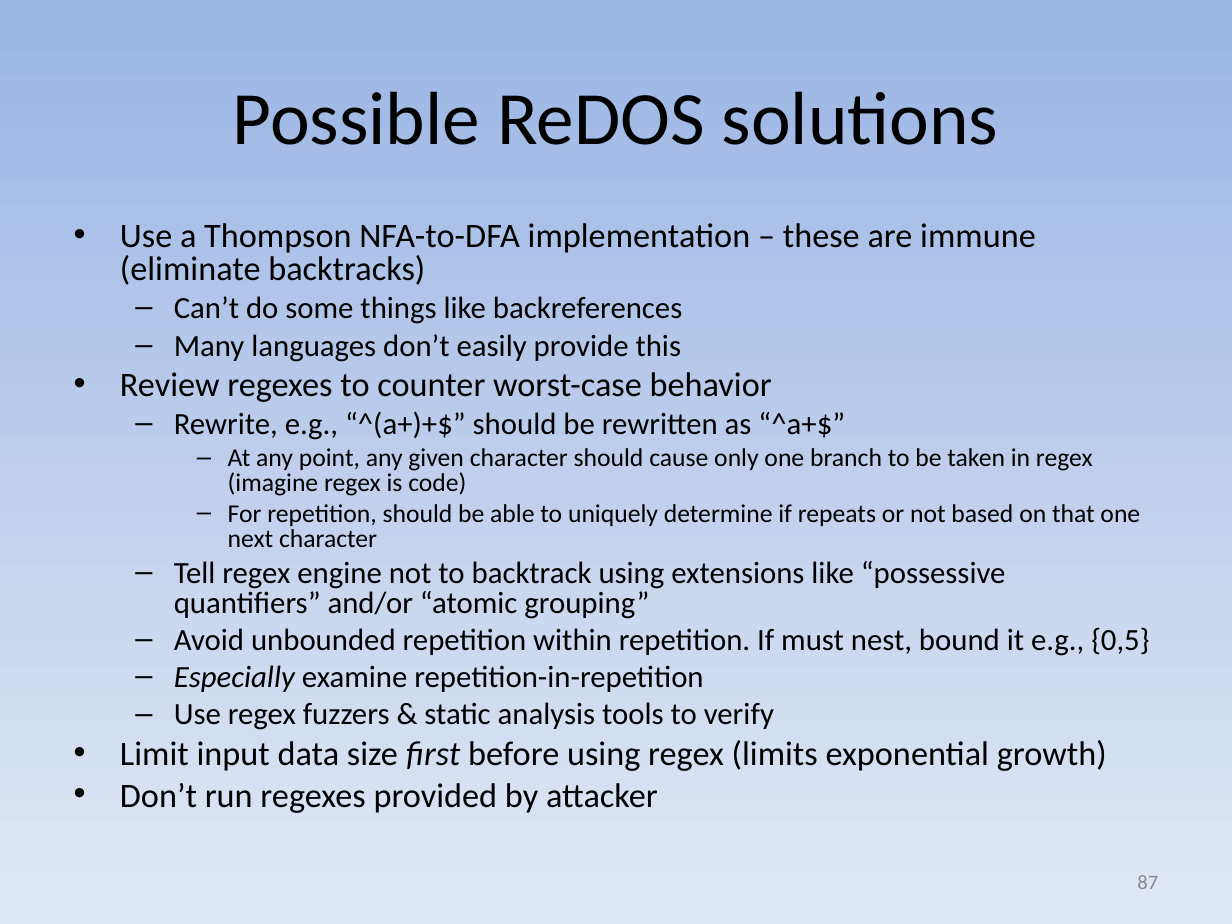
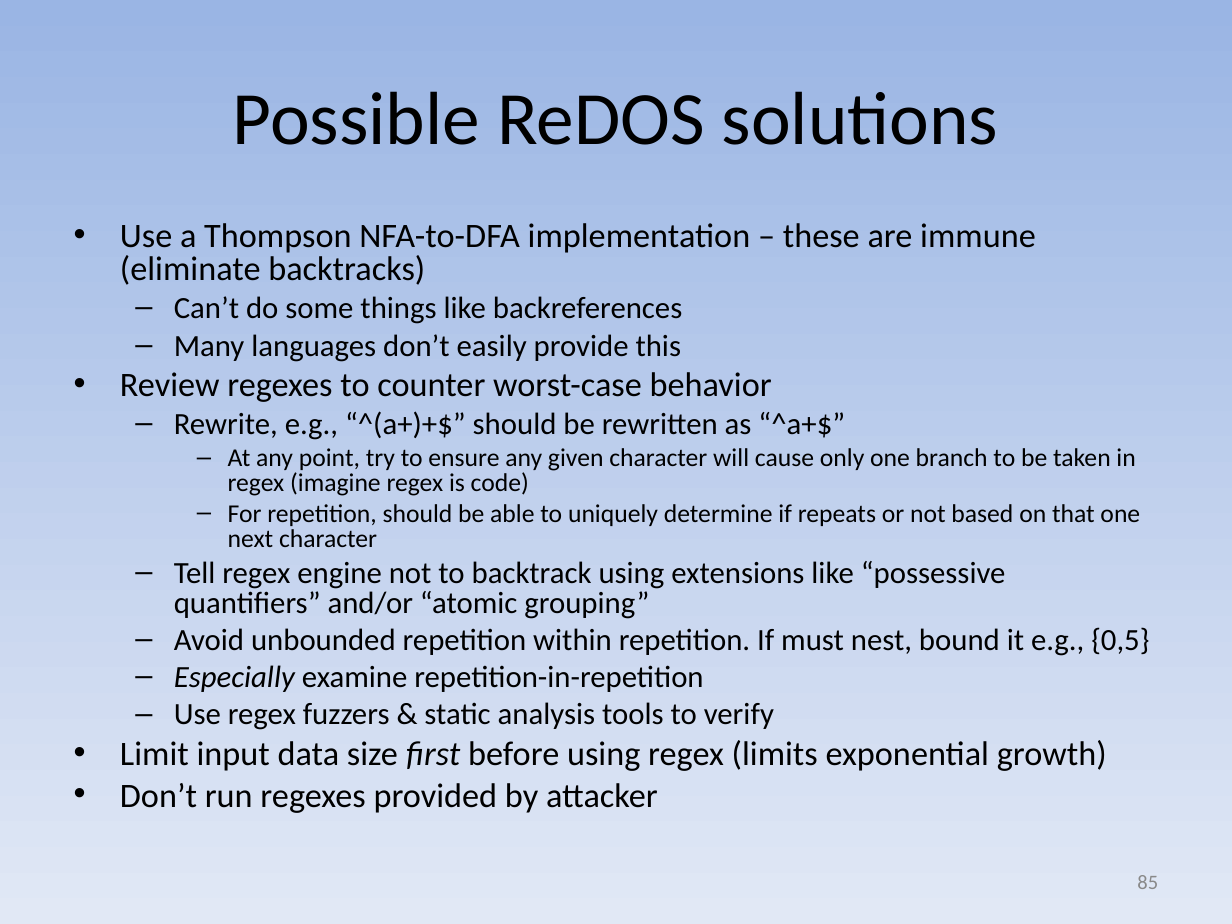
Before and after one commit to david-a-wheeler/david-a-wheeler.github.io, a slide deck: slide 85 of secure-class/presentations/Secure-Software-2-Input-Validation.ppt (slide 87 before the commit). Drawn at 1232x924 pixels with LibreOffice and Linux fonts; fonts in the diff are those of the drawing. Boxes give left, top, right and bottom in pixels: in the first picture for what was removed or moved away, otherwise in the second. Text is boxed around its words. In the diff, an @@ line names an element or a change of style, - is before the commit and + after.

```diff
--- a/secure-class/presentations/Secure-Software-2-Input-Validation.ppt
+++ b/secure-class/presentations/Secure-Software-2-Input-Validation.ppt
@@ text at (228, 448, 1135, 496): text changed @@
-    – At any point, any given character should cause only one branch to be taken in regex (imagine regex is code)
+    – At any point, try to ensure any given character will cause only one branch to be taken in regex (imagine regex is code)
@@ page number at (1137, 875, 1158, 889): text changed @@
-87
+85
```
Also in this commit, not shown: 5 other slides changed, 1 slide added, 1 other file.
